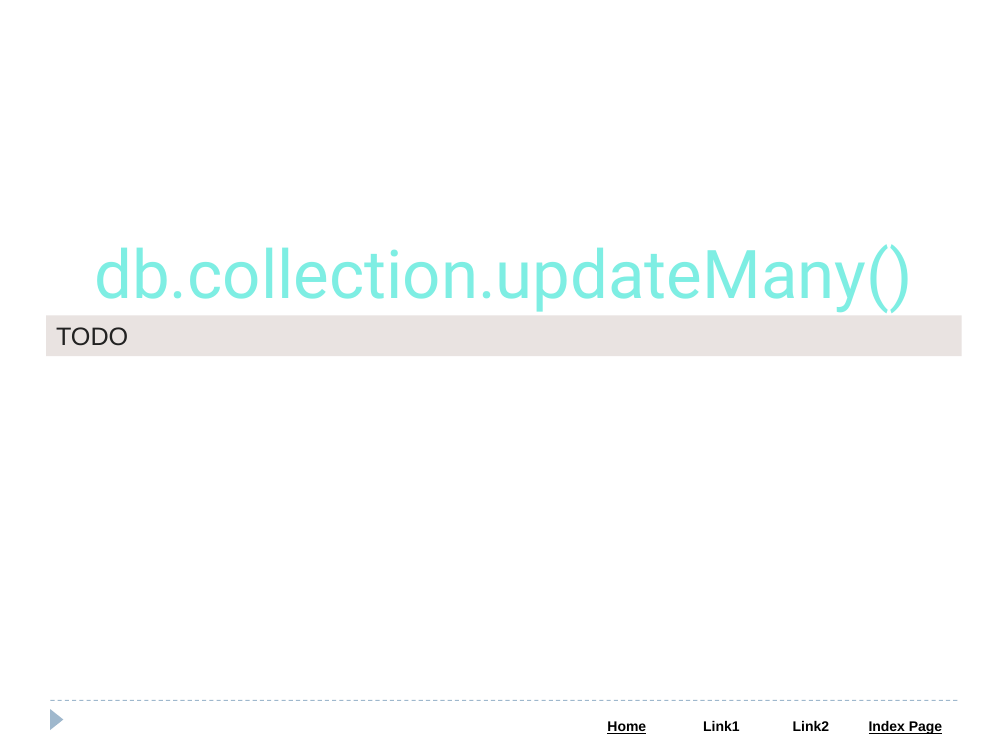
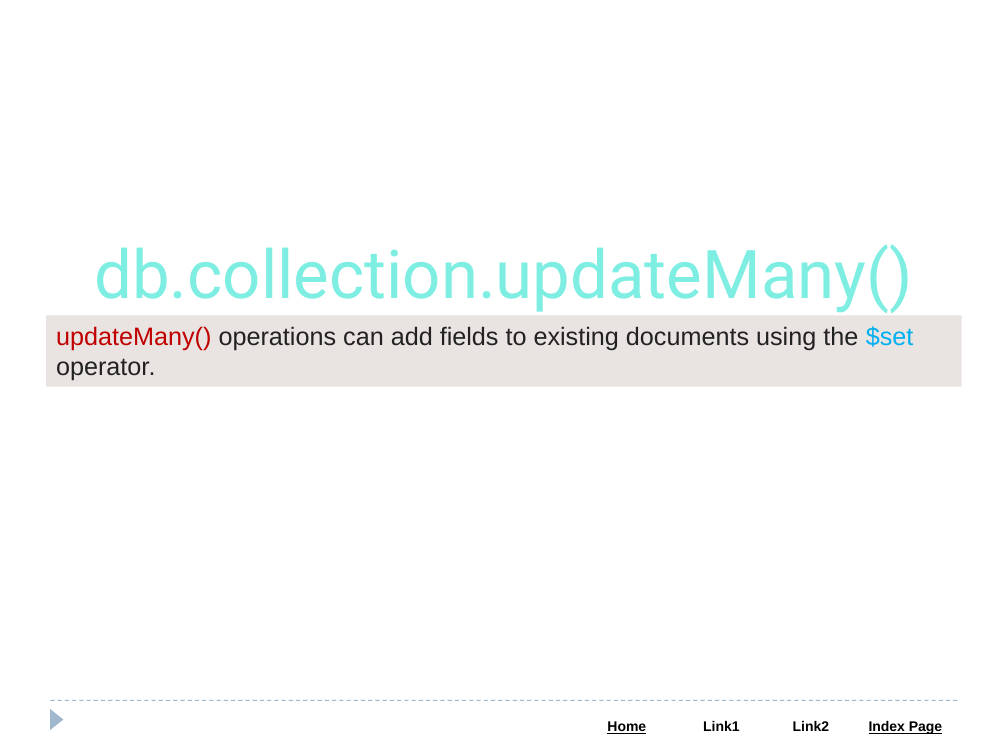
Before and after one commit to Saleel-Bagde/PPT-s, a slide deck: slide 80 of MongoDB PPT.pptx. Drawn at 1008x756 pixels with LibreOffice and Linux fonts; fonts in the diff are those of the drawing. Boxes give left, top, right and bottom in pixels: in the first picture for what was removed or moved away, otherwise in the second. Text is boxed around its words. In the diff, an @@ line names an element or a change of style, - is before the commit and + after.

```diff
--- a/MongoDB PPT.pptx
+++ b/MongoDB PPT.pptx
@@ rectangle "updateMany() operations can add fields ...": place and size @@
-rectangle "updateMany() operations can add fields ..." at (46, 316, 962, 356)
+rectangle "updateMany() operations can add fields ..." at (46, 316, 962, 387)
@@ text in rectangle at (56, 326, 914, 381): text changed @@
-TODO
+updateMany() operations can add fields to existing documents using the $set operator.
```
Also in this commit, not shown: 9 other slides changed, 2 slides added.
